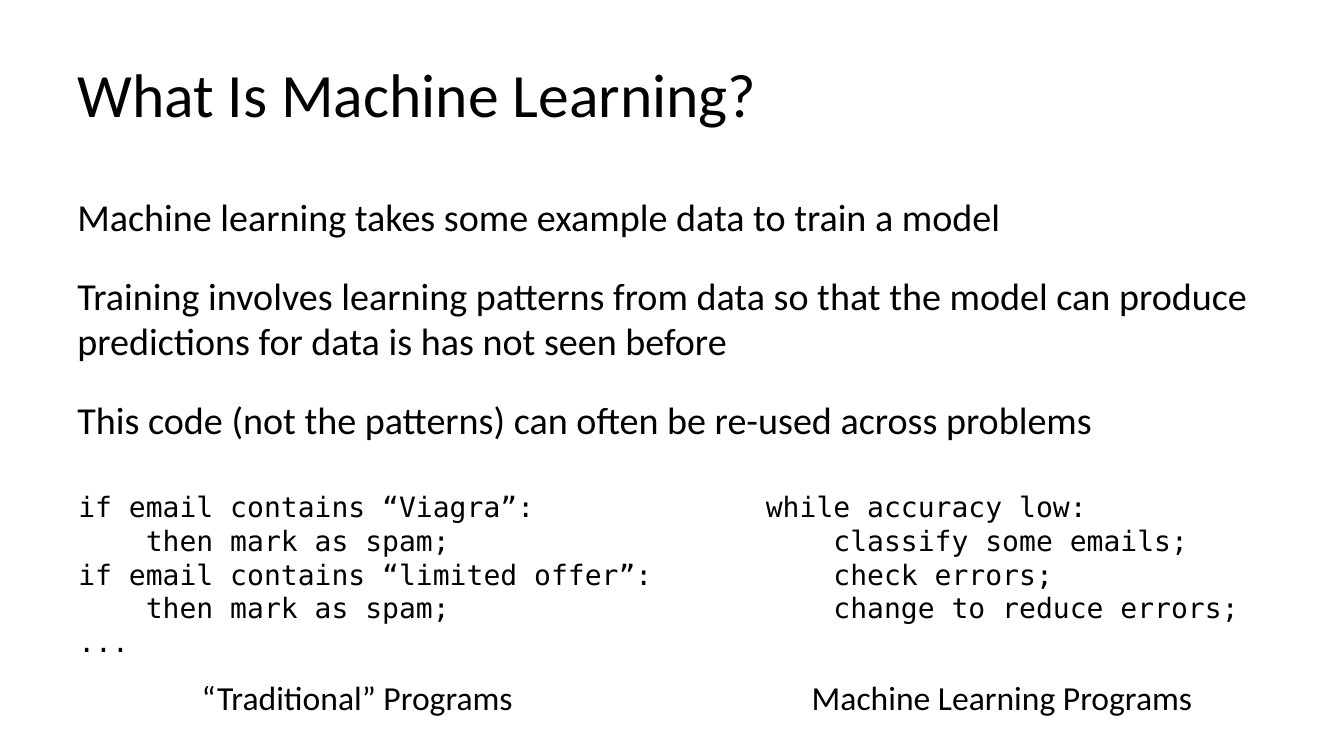
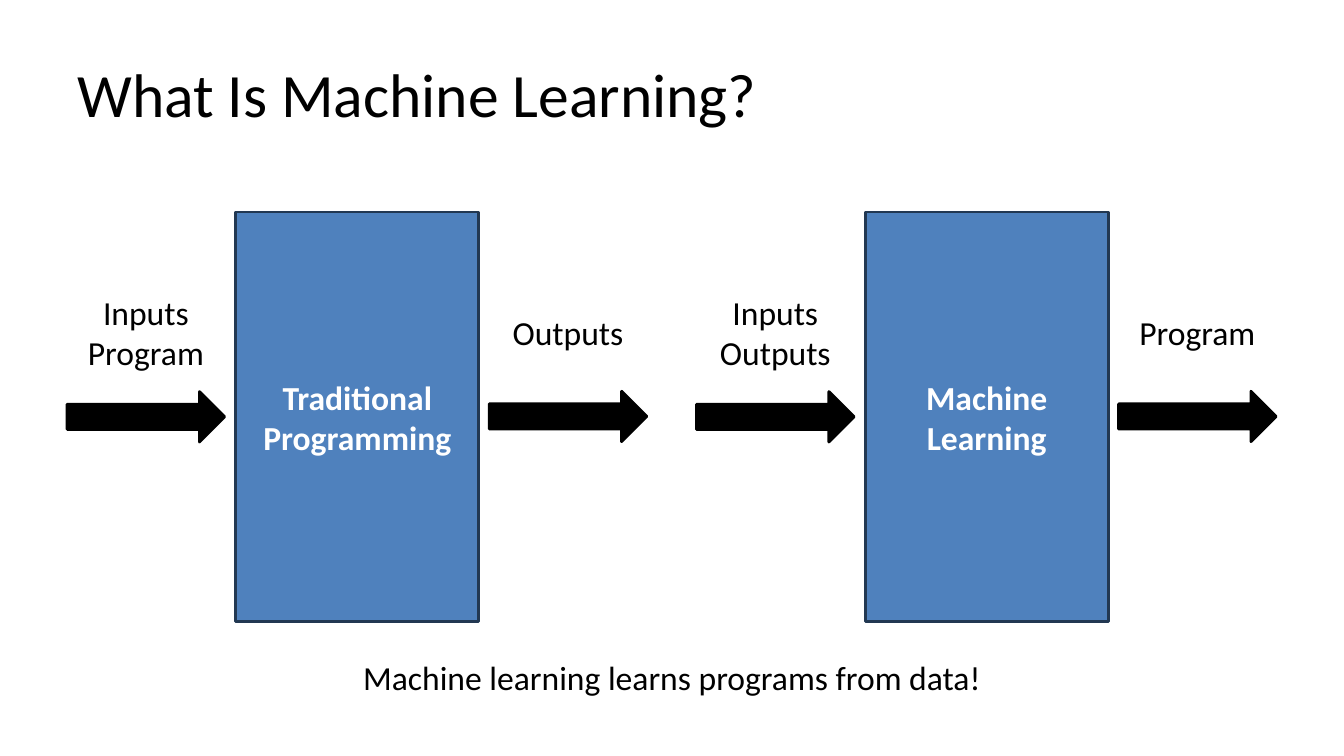
Before and after one commit to C4M-UofT/C4M-UofT.github.io, a slide deck: slide 3 of lectures/winter/6_ml_workflow/MachineLearning_tutorial.pptx. Drawn at 1344x756 pixels with LibreOffice and Linux fonts; fonts in the diff are those of the drawing. Boxes give left, top, right and bottom in pixels: in the first picture for what was removed or moved away, otherwise in the second. Text is boxed around its words. In the diff, an @@ line names an element or a change of style, - is before the commit and + after.

Commit message:
updating lectures 5 and 7

```diff
--- a/lectures/winter/6_ml_workflow/MachineLearning_tutorial.pptx
+++ b/lectures/winter/6_ml_workflow/MachineLearning_tutorial.pptx
@@ text removed at (x1=77, y1=204, x2=1247, y2=440) @@
-Machine learning takes some example data to train a model
-Training involves learning patterns from data so that the model can produce predictions for data is has not seen before
-This code (not the patterns) can often be re-used across problems
@@ rectangle added at (x1=236, y1=212, x2=479, y2=621), fill #4F81BD, outline #233953 2 pt, 24 pt, text #FFFFFF, bold @@
+Traditional Programming
@@ rectangle added at (x1=865, y1=212, x2=1108, y2=621), fill #4F81BD, outline #233953 2 pt, 24 pt, text #FFFFFF, bold @@
+Machine Learning
@@ text added at (x1=88, y1=303, x2=204, y2=371), 24 pt, text #000000 @@
+Inputs
+Program
@@ text added at (x1=513, y1=323, x2=624, y2=351), 24 pt, text #000000 @@
+Outputs
@@ text added at (x1=720, y1=303, x2=831, y2=371), 24 pt, text #000000 @@
+Inputs
+Outputs
@@ text added at (x1=1139, y1=323, x2=1255, y2=351), 24 pt, text #000000 @@
+Program
@@ right arrow added at (x1=68, y1=392, x2=225, y2=443), fill #000000, outline #000000 2 pt @@
@@ right arrow added at (x1=489, y1=391, x2=646, y2=442), fill #000000, outline #000000 2 pt @@
@@ right arrow added at (x1=697, y1=392, x2=854, y2=443), fill #000000, outline #000000 2 pt @@
@@ right arrow added at (x1=1119, y1=391, x2=1276, y2=442), fill #000000, outline #000000 2 pt @@
@@ text removed at (x1=78, y1=495, x2=652, y2=624) @@
-if email contains “Viagra”:
-then mark as spam;
-if email contains “limited offer”:
-then mark as spam;
-...
@@ text removed at (x1=766, y1=495, x2=1238, y2=624) @@
-while accuracy low:
-classify some emails;
-check errors;
-change to reduce errors;
@@ text "Machine learning learns programs from ..." at (x1=363, y1=666, x2=980, y2=696): vertical alignment top to middle @@
@@ text removed at (x1=202, y1=686, x2=512, y2=716) @@
-“Traditional” Programs
@@ text at (x1=363, y1=666, x2=980, y2=696): text changed @@
-Machine Learning Programs
+Machine learning learns programs from data!
```
Also in this commit, not shown: 16 other files.
